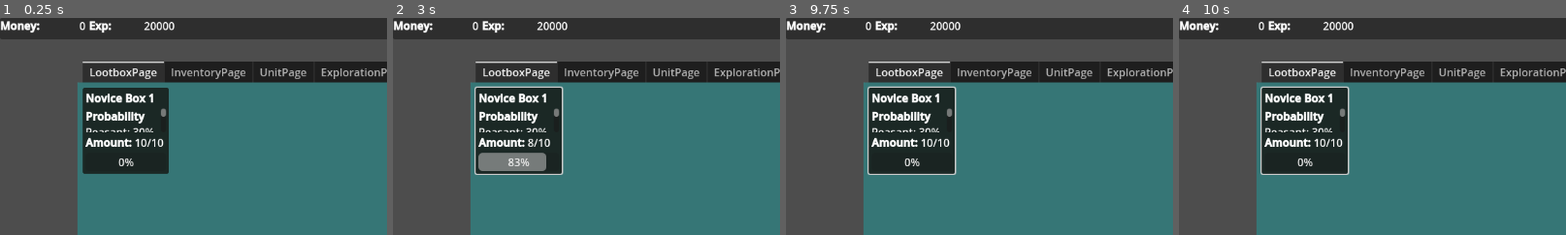
Above: before the commit, frames 1-4 (left to right).
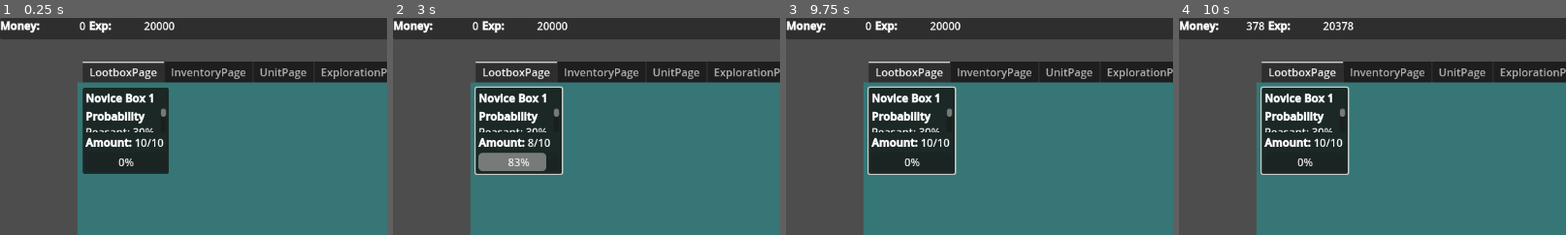
Above: after the commit, the same moments.

Repository: Wayl123/Inf-Army
Game: Godot game, scene res://scene/game_interface.tscn
Two runs of this game, one before a commit and one after it. Both use one fixed random seed, a clock stepped at 60 frames per second and the inputs below.
Inputs (mouse positions are % of the whole screen's width and height, from its top left):
- Up to frame 1 (0.25 s): no input
- Up to frame 2 (3 s): click (16, 26) at 0.5 s; click (16, 26) at 1.25 s; click (16, 26) at 2 s; click (99, 2) at 2.75 s
- Up to frame 3 (9.75 s): tap Enter at 3.5, 5, 6.5 s; move the mouse to (72, 45) at 3.52 s; tap Space at 4.25, 5.75, 7.25 s; move the mouse to (30, 55) at 4.27 s; move the mouse to (60, 28) at 5.02 s; move the mouse to (45, 70) at 5.77 s; move the mouse to (80, 65) at 6.52 s; move the mouse to (20, 35) at 7.27 s; move the mouse to (55, 50) at 8.02 s; move the mouse to (35, 25) at 8.77 s; move the mouse to (72, 45) at 9.52 s
- Up to frame 4 (10 s): no input
The pictures show only the part of the screen within x 0-50%, y 0-50%; the shares and areas given below are measured in that part.

Frames 1-3 are identical in both runs. In frame 4, 0.2% of the frame differs, in the area x 17-46%, y 1-6%.

Commit message:
Change exploration data to be saved in game data directly, change some data structure function so they have same data flow as other which is other function call gameData where it add the save data entry and call respective page to add the child node if needed, page no longer call back to the gameData

Diff:
--- a/script/exploration_area.gd
+++ b/script/exploration_area.gd
@@ -10,6 +10,7 @@
 @onready var payoutTimer : Node = %PayoutTimer
 
 var id : String
+var gameData : Dictionary = GlobalData.ref.gameData.explorationArea
 var exploring : bool = false
 var data : Dictionary
 var claimAmount : Array[float] = [0, 0]
@@ -26,17 +27,18 @@
 	payoutProgress.value = 0 if payoutTimer.is_stopped() else abs((payoutTimer.time_left / payoutTimer.wait_time) - 1.0)
 
 func _start_exploring() -> void:
-	if not exploring:
+	if not gameData[id]["Exploring"]:
 		activeToggle.text = "Stop"
 		payoutTimer.paused = false
 	else:
 		activeToggle.text = "Start"
 		payoutTimer.paused = true
 
-	exploring = not exploring
+	gameData[id]["Exploring"] = not gameData[id]["Exploring"]
 
 func _update_resource() -> void:
-	explorationProgress.value += claimAmount[1]
+	gameData[id]["Progress"] += claimAmount[1]
+	explorationProgress.value = gameData[id]["Progress"]
 
 	GlobalData.ref.gameData.update_money(claimAmount[0])
 	GlobalData.ref.gameData.update_exp(claimAmount[1])
@@ -57,6 +59,10 @@
 	explorationProgress.max_value = data["ExploreCompletion"]
 	payoutTimer.wait_time = data["ExploreTimer"]
 	payoutTimer.paused = true
+	if gameData[id].has("Progress"): explorationProgress.value = gameData[id]["Progress"]
+	if gameData[id].has("Exploring") and gameData[id]["Exploring"]:
+		activeToggle.text = "Stop"
+		payoutTimer.paused = false
 
 func update_claim_amount(pExplorationPower : float) -> void:
 	if claimAmount[0] < data["MaxMoneyAmount"]:
@@ -66,15 +72,3 @@
 
 	moneyRate.text = str("[right]", String.num_scientific(claimAmount[0] / float(data["ExploreTimer"])), "/sec[/right]")
 	expRate.text = str("[right]", String.num_scientific(claimAmount[1] / float(data["ExploreTimer"])), "/sec[/right]")
-
-func load_saved_data(pData : Dictionary) -> void:
-	if pData.has("Progress"): explorationProgress.value = pData["Progress"]
-	if pData.has("Exploring") and pData["Exploring"]: _start_exploring()
-
-func update_saved_data() -> void:
-	var areaData : Dictionary
-
-	areaData["Progress"] = explorationProgress.value
-	areaData["Exploring"] = exploring
-
-	GlobalData.ref.gameData.update_exploration_area({id: areaData})
--- a/script/exploration_page.gd
+++ b/script/exploration_page.gd
@@ -18,20 +18,18 @@
 	update_exploration_stat(GlobalData.ref.gameData.teamSize)
 
 func _get_saved_area() -> void:
-	var savedArea : Dictionary = GlobalData.ref.gameData.explorationArea
+	var savedArea : Array = GlobalData.ref.gameData.explorationArea.keys()
 
 	for area in savedArea:
-		add_area(area, savedArea[area])
+		add_area(area)
 
-func add_area(pArea : String, pSavedData : Dictionary = {}) -> void:
+func add_area(pId : String) -> void:
 	var explorationArea : Node = EXPLORATIONAREA.instantiate()
 
-	explorationArea.id = pArea
-	explorationArea.data = GlobalData.ref.get_exploration_area_data_copy(pArea)
+	explorationArea.id = pId
+	explorationArea.data = GlobalData.ref.get_exploration_area_data_copy(pId)
 	explorationAreaList.add_child(explorationArea)
 	explorationArea.update_claim_amount(explorationPower)
-	if not pSavedData.is_empty():
-		explorationArea.load_saved_data(pSavedData)
 
 func update_exploration_stat(pTeamSize : Array[int]) -> void:
 	explorationStat.update_unit_cap(pTeamSize)
--- a/script/game_data.gd
+++ b/script/game_data.gd
@@ -26,6 +26,7 @@
 	lootboxGenerator = {
 		"1": {
 			"Id": "L1T1",
+			"SavedId": "1",
 			"Amount": 10
 		}
 	}
@@ -37,12 +38,14 @@
 	heroUnit = {
 		"1": {
 			"Id": "H3S1",
+			"SavedId": "1",
 			"Level": 10,
 			"BasePower": 0,
 			"BaseMulti": {}
 		},
 		"2": {
 			"Id": "H4S1",
+			"SavedId": "2",
 			"Level": 1,
 			"BasePower": 168,
 			"BaseMulti": {}
@@ -54,7 +57,10 @@
 	}
 
 	explorationArea = {
-		"C1A1": {}
+		"C1A1": {
+			"Progress": 100,
+			"Exploring": true
+		}
 	}
 	teamSize = [1, 10]
 
@@ -80,20 +86,26 @@
 		return false
 
 #LootboxInventory
-func add_lootbox_generator(pGen : Dictionary) -> void:
-	lootboxGenerator[pGen["SavedId"]] = {
-		"Id": pGen["Id"],
-		"Amount": 0
-	}
+#Currently extra information send through the parameter does nothing but might make it do something later
+func update_lootbox_generator(pGens : Dictionary) -> void:
+	for gen in pGens:
+		var savedId : String = str(ResourceUID.create_id())
+		lootboxGenerator[savedId] = {
+			"Id": gen,
+			"SavedId": savedId,
+			"Amount": 0
+		}
+		LootboxInventory.ref.add_generator(gen)
 
 #Inventory
 func update_inventory_item(pItems : Dictionary) -> void:
 	for item in pItems:
 		if not inventoryItem.has(item):
 			inventoryItem[item] = 0
-		Inventory.ref.add_item(item, pItems[item])
+			Inventory.ref.add_item(item)
+		_update_inventory_item_amount(item, pItems[item])
 
-func update_inventory_item_amount(pId : String, pAmount : int = 0) -> bool:
+func _update_inventory_item_amount(pId : String, pAmount : int = 0) -> bool:
 	if (Inventory.ref.get_item_node_ref(pId) and inventoryItem.has(pId) and
 		inventoryItem[pId] >= -pAmount):
 		inventoryItem[pId] += pAmount
@@ -106,35 +118,31 @@
 
 #UnitInventory
 func update_unit(pUnits : Dictionary) -> void:
-	var heroUnits : Dictionary
-	var normalUnits : Dictionary
-
 	for unit in pUnits:
 		if unit.begins_with("H"):
-			heroUnits[unit] = pUnits[unit]
+			for i in range(pUnits[unit]):
+				var savedId : String = str(ResourceUID.create_id())
+				heroUnit[savedId] = {
+					"Id": unit,
+					"SavedId": savedId,
+					"Level": 1,
+					"BasePower": 0,
+					"BaseMulti": {}
+				}
+				UnitInventory.ref.heroUnitList.add_unit(heroUnit[savedId])
 		else:
 			if not normalUnit.has(unit):
 				normalUnit[unit] = 0
-			normalUnits[unit] = pUnits[unit]
+				UnitInventory.ref.normalUnitList.add_unit(unit)
+			_update_normal_unit_amount(unit, pUnits[unit])
 
 	print_debug(pUnits)
-
-	UnitInventory.ref.heroUnitList.add_unit(heroUnits)
-	UnitInventory.ref.normalUnitList.add_unit(normalUnits)
 
 	Exploration.ref.update_exploration_power()
 	UnitInventory.ref.update_hero_display()
 	UnitInventory.ref.unitShop.update_shop_unlocks()
 
-func add_hero_unit(pUnit : Dictionary) -> void:
-	heroUnit[pUnit["SavedId"]] = {
-		"Id": pUnit["Id"],
-		"Level": 1,
-		"BasePower": 0,
-		"BaseMulti": {}
-	}
-
-func update_normal_unit_amount(pId : String, pAmount : int = 0) -> bool:
+func _update_normal_unit_amount(pId : String, pAmount : int = 0) -> bool:
 	if (UnitInventory.ref.get_unit_node_ref(pId) and normalUnit.has(pId) and
 		normalUnit[pId] >= -pAmount):
 		normalUnit[pId] += pAmount
@@ -148,9 +156,12 @@
 #Exploration
 func update_exploration_area(pAreas : Dictionary) -> void:
 	for area in pAreas:
+		explorationArea[area] = {
+			"Progress": pAreas[area]["Progress"] if pAreas[area].has("Progress") else 0,
+			"Exploring": pAreas[area]["Exploring"] if pAreas[area].has("Exploring") else false,
+		}
 		if not explorationArea.has(area):
-			Exploration.ref.add_area(area, pAreas[area])
-		explorationArea[area] = pAreas[area]
+			Exploration.ref.add_area(area)
 
 func update_team_size(pTeamSize : Array[int]) -> void:
 	teamSize[0] += pTeamSize[0]
--- a/script/hero_unit_list.gd
+++ b/script/hero_unit_list.gd
@@ -7,7 +7,7 @@
 func _move_unit(pIndex : int, pNode : Node) -> void:
 	move_child(pNode, pIndex)
 
-func add_unit_node(pUnit : Dictionary) -> void:
+func add_unit(pUnit : Dictionary) -> void:
 	var heroUnit : Node = HEROUNIT.instantiate()
 	var index : int = 0
 	var spotFound : bool = false
@@ -30,18 +30,6 @@
 
 	move_child(heroUnit, index)
 
-func add_unit(pUnits : Dictionary) -> void:
-	for unit in pUnits:
-		for i in range(pUnits[unit]):
-			var unitNode : Dictionary = {
-				"Id": unit,
-				"SavedId": str(ResourceUID.create_id())
-			}
-
-			GlobalData.ref.gameData.add_hero_unit(unitNode)
-
-			add_unit_node(unitNode)
-
 func update_display() -> void:
 	for item in get_children():
 		item.update_level_display()
--- a/script/inventory_page.gd
+++ b/script/inventory_page.gd
@@ -17,12 +17,12 @@
 	_get_saved_item()
 
 func _get_saved_item() -> void:
-	var savedItem : Dictionary = GlobalData.ref.gameData.inventoryItem
+	var savedItem : Array = GlobalData.ref.gameData.inventoryItem.keys()
 
 	for item in savedItem:
 		add_item(item)
 
-func add_item(pId : String, pAmount : int = 0) -> void:
+func add_item(pId : String) -> void:
 	var item : Node
 	var itemData : Dictionary
 
@@ -42,8 +42,6 @@
 	else:
 		item = data[pId]
 
-	GlobalData.ref.gameData.update_inventory_item_amount(pId, pAmount)
-
 func get_item_node_ref(pId : String) -> Node:
 	if data.has(pId):
 		return data[pId]
--- a/script/lootbox_page.gd
+++ b/script/lootbox_page.gd
@@ -14,29 +14,14 @@
 	_get_saved_generator()
 
 func _get_saved_generator() -> void:
-	var savedGen : Dictionary = GlobalData.ref.gameData.lootboxGenerator.duplicate(true)
+	var savedGen : Dictionary = GlobalData.ref.gameData.lootboxGenerator
 
 	for gen in savedGen:
-		savedGen[gen]["SavedId"] = gen
-		_add_generator_node(savedGen[gen])
+		add_generator(savedGen[gen])
 
-func _add_generator_node(pGen : Dictionary) -> void:
+func add_generator(pGen : Dictionary) -> void:
 	var lootboxGen : Node = LOOTBOXGENERATOR.instantiate()
 
 	lootboxGen.savedId = pGen["SavedId"]
 	lootboxGen.data = GlobalData.ref.get_lootbox_gen_data_copy(pGen["Id"])
 	lootboxList.add_child(lootboxGen)
-
-func add_generator(pId : String) -> void:
-	var genNode : Dictionary = {
-		"Id": pId,
-		"SavedId": str(ResourceUID.create_id())
-	}
-
-	GlobalData.ref.gameData.add_lootbox_generator(genNode)
-
-	_add_generator_node(genNode)
-
-func update_saved_data() -> void:
-	for gen in lootboxList.get_children():
-		gen.update_generator_saved_data()
--- a/script/normal_unit_list.gd
+++ b/script/normal_unit_list.gd
@@ -4,41 +4,36 @@
 
 var data : Dictionary
 
-func add_unit(pUnits : Dictionary) -> void:
-	for unit in pUnits:
-		if not data.has(unit):
-			var normalUnit : Node = NORMALUNIT.instantiate()
-			var index : int = 1
-			var spotFound : bool = false
-			var splitUnitName : PackedStringArray = unit.right(-1).split("S")
-			var unitData : Dictionary = GlobalData.ref.get_unit_stat_data_copy(unit)
+func add_unit(pId : String) -> void:
+	if not data.has(pId):
+		var normalUnit : Node = NORMALUNIT.instantiate()
+		var index : int = 1
+		var spotFound : bool = false
+		var splitUnitName : PackedStringArray = pId.right(-1).split("S")
+		var unitData : Dictionary = GlobalData.ref.get_unit_stat_data_copy(pId)
 
-			while (index < get_child_count() and not spotFound):
-				var nodePower : float = get_child(index).get_power()
-				var splitNodeName : PackedStringArray = get_child(index).name.right(-1).split("S")
+		while (index < get_child_count() and not spotFound):
+			var nodePower : float = get_child(index).get_power()
+			var splitNodeName : PackedStringArray = get_child(index).id.right(-1).split("S")
 
-				# Sort by power first then sort by rarity and id
-				# Move index if the node at current position is of higher rarity or same rarity but higher id
-				if (unitData["Power"] > nodePower or
-					(abs(unitData["Power"] - nodePower) < 0.00001 and
-					(int(splitUnitName[0]) > int(splitNodeName[0]) or
-					(int(splitUnitName[0]) == int(splitNodeName[0]) and
-					int(splitUnitName[1]) > int(splitNodeName[1]))))):
-					spotFound = true
-				else:
-					index += 1
+			# Sort by power first then sort by rarity and id
+			# Move index if the node at current position is of higher rarity or same rarity but higher id
+			if (unitData["Power"] > nodePower or
+				(abs(unitData["Power"] - nodePower) < 0.00001 and
+				(int(splitUnitName[0]) > int(splitNodeName[0]) or
+				(int(splitUnitName[0]) == int(splitNodeName[0]) and
+				int(splitUnitName[1]) > int(splitNodeName[1]))))):
+				spotFound = true
+			else:
+				index += 1
 
-			normalUnit.id = unit
-			add_child(normalUnit)
-			move_child(normalUnit, index)
+		normalUnit.id = pId
+		add_child(normalUnit)
+		move_child(normalUnit, index)
 
-			normalUnit.set_data(unitData)
+		normalUnit.set_data(unitData)
 
-			normalUnit.name = unit
-
-			data[unit] = normalUnit
-
-		GlobalData.ref.gameData.update_normal_unit_amount(unit, pUnits[unit])
+		data[pId] = normalUnit
 
 func get_power_by_amount(pAmount : int) -> float:
 	var power = 0
--- a/script/unit_page.gd
+++ b/script/unit_page.gd
@@ -19,18 +19,14 @@
 	_get_saved_unit()
 
 func _get_saved_unit() -> void:
-	var savedNormalUnitKey : Array = GlobalData.ref.gameData.normalUnit.keys()
-	var savedNormalUnit : Dictionary
-	var savedHeroUnit : Dictionary = GlobalData.ref.gameData.heroUnit.duplicate(true)
+	var savedNormalUnit : Array = GlobalData.ref.gameData.normalUnit.keys()
+	var savedHeroUnit : Dictionary = GlobalData.ref.gameData.heroUnit
 
-	for key in savedNormalUnitKey:
-		savedNormalUnit[key] = 0
-
-	normalUnitList.add_unit(savedNormalUnit)
+	for key in savedNormalUnit:
+		normalUnitList.add_unit(key)
 
 	for unit in savedHeroUnit:
-		savedHeroUnit[unit]["SavedId"] = unit
-		heroUnitList.add_unit_node(savedHeroUnit[unit])
+		heroUnitList.add_unit(savedHeroUnit[unit])
 
 func _expand_unit_shop() -> void:
 	if not shopExpanded:
